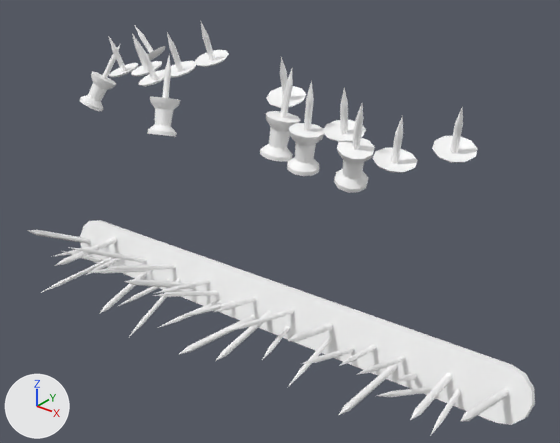
An edit to the FBX model Assets/Art/Models/RC_Car/Bumper/Bumper_UPG3_Model.fbx, drawn before and after from the same camera.
Camera for both pictures: a camera (50 mm lens) standing at (2.68, -6.21, 2.95) and looking at (0.17, -3.07, 1.0). Arrows for +X, +Y and +Z are at lower left; the lights stay in place.

In view in the first picture: 'Bumper_UPG3_Model'.
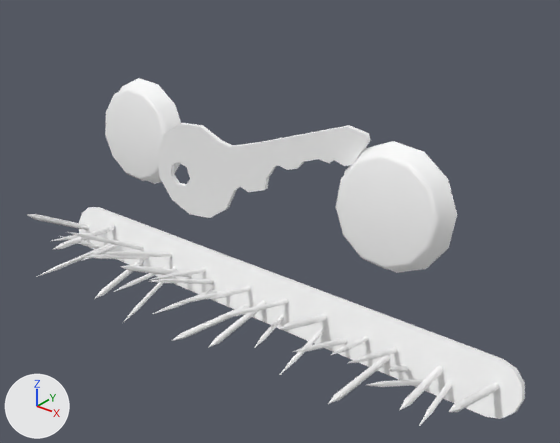
ob_bumper is not drawn itself; it is the parent of ob_bumper_upg3_model.

Patch to the scene script:
```diff
--- a/Assets/Art/Models/RC_Car/Bumper/Bumper_UPG3_Model.fbx.py
+++ b/Assets/Art/Models/RC_Car/Bumper/Bumper_UPG3_Model.fbx.py
@@ me_mesh @@
-me_mesh.from_pydata(...)  # 1466 vertices, 1586 faces; spans x -171.0..171.0, y 29.0..210.0, z 243.0..372.0
+me_mesh.from_pydata(...)  # 759 vertices, 798 faces; spans x -171.0..171.0, y -69.0..69.0, z -37.0..37.0
+# me_mesh part 1: the loose piece of 11 vertices spanning x 107.0..124.0, y 41.0..77.0, z 311.0..360.0 is moved by (0.0, -98.0, -335.0)
+# me_mesh part 2: the loose piece of 11 vertices spanning x -147.0..-138.0, y 44.0..53.0, z 307.0..353.0 is moved by (0.0, -98.0, -335.0)
+# me_mesh part 3: the loose piece of 11 vertices spanning x -70.0..-56.0, y 33.0..44.0, z 310.0..370.0 is moved by (0.0, -98.0, -335.0)
+# me_mesh part 4: the loose piece of 28 vertices spanning x -171.0..171.0, y 29.0..66.0, z 301.0..317.0 is moved by (0.0, -98.0, -335.0)
+# me_mesh part 5: the loose piece of 11 vertices spanning x -136.0..-125.0, y 49.0..59.0, z 305.0..365.0 is moved by (0.0, -98.0, -335.0)
+# me_mesh part 6: the loose piece of 11 vertices spanning x 124.0..132.0, y 47.0..57.0, z 300.0..360.0 is moved by (0.0, -98.0, -335.0)
+# me_mesh part 7: the loose piece of 11 vertices spanning x -45.0..-28.0, y 36.0..41.0, z 312.0..356.0 is moved by (0.0, -98.0, -335.0)
+# me_mesh part 8: the loose piece of 11 vertices spanning x -114.0..-99.0, y 43.0..74.0, z 308.0..361.0 is moved by (0.0, -98.0, -335.0)
+# me_mesh part 9: the loose piece of 11 vertices spanning x 80.0..85.0, y 47.0..62.0, z 307.0..352.0 is moved by (0.0, -98.0, -335.0)
+# me_mesh part 10: the loose piece of 11 vertices spanning x -126.0..-114.0, y 40.0..49.0, z 308.0..352.0 is moved by (0.0, -98.0, -335.0)
+# me_mesh part 11: the loose piece of 11 vertices spanning x 52.0..56.0, y 38.0..46.0, z 311.0..357.0 is moved by (0.0, -98.0, -335.0)
+# me_mesh part 12: the loose piece of 11 vertices spanning x -36.0..-32.0, y 42.0..69.0, z 310.0..366.0 is moved by (0.0, -98.0, -335.0)
+# me_mesh part 13: the loose piece of 11 vertices spanning x 94.0..98.0, y 42.0..49.0, z 307.0..368.0 is moved by (0.0, -98.0, -335.0)
+# me_mesh part 14: the loose piece of 11 vertices spanning x 116.0..123.0, y 40.0..69.0, z 313.0..368.0 is moved by (0.0, -98.0, -335.0)
+# me_mesh part 15: the loose piece of 11 vertices spanning x -6.0..-1.0, y 47.0..62.0, z 306.0..351.0 is moved by (0.0, -98.0, -335.0)
+# me_mesh part 16: the loose piece of 11 vertices spanning x -141.0..-137.0, y 31.0..58.0, z 311.0..349.0 is moved by (0.0, -98.0, -335.0)
+# me_mesh part 17: the loose piece of 11 vertices spanning x -138.0..-130.0, y 36.0..40.0, z 311.0..372.0 is moved by (0.0, -98.0, -335.0)
+# me_mesh part 18: the loose piece of 11 vertices spanning x 155.0..159.0, y 50.0..71.0, z 304.0..363.0 is moved by (0.0, -98.0, -335.0)
+# me_mesh part 19: the loose piece of 11 vertices spanning x -165.0..-158.0, y 37.0..69.0, z 303.0..356.0 is moved by (0.0, -98.0, -335.0)
+# me_mesh part 20: the loose piece of 11 vertices spanning x 99.0..105.0, y 48.0..75.0, z 310.0..366.0 is moved by (0.0, -98.0, -335.0)
+# me_mesh part 21: the loose piece of 11 vertices spanning x 22.0..37.0, y 39.0..48.0, z 312.0..355.0 is moved by (0.0, -98.0, -335.0)
+# me_mesh part 22: the loose piece of 11 vertices spanning x -48.0..-41.0, y 47.0..59.0, z 308.0..353.0 is moved by (0.0, -98.0, -335.0)
+# me_mesh part 23: the loose piece of 11 vertices spanning x -24.0..-18.0, y 40.0..53.0, z 311.0..355.0 is moved by (0.0, -98.0, -335.0)
+# me_mesh part 24: the loose piece of 11 vertices spanning x 133.0..140.0, y 44.0..50.0, z 312.0..358.0 is moved by (0.0, -98.0, -335.0)
+# me_mesh part 25: the loose piece of 11 vertices spanning x 68.0..73.0, y 42.0..68.0, z 311.0..368.0 is moved by (0.0, -98.0, -335.0)
+# me_mesh part 26: 44 loose pieces with 1084 vertices, spanning x -162.0..127.0, y 33.0..210.0, z 243.0..367.0, are deleted
+# me_mesh part 27: 377 vertices added at x -123.0..125.0, y -65.0..69.0, z -35.0..32.0
 me_mesh.materials.append(mat_diy_objects_material)
@@ ob_bumper_upg3_model @@
 ob_bumper_upg3_model.parent = ob_bumper
-ob_bumper_upg3_model.location = (0.0, 0.0, 0.0)
+ob_bumper_upg3_model.location = (0.158, 98.17, 335.2)
@@ ob_bumper @@
 ob_bumper.location = (0.0, 0.0, 0.0)
-ob_bumper.rotation_euler = (1.588, -0.0175, 0.0175)  # degrees (91, -1, 1)
+ob_bumper.rotation_euler = (1.571, 0.0, 0.0)  # degrees (90, 0, 0)
 ob_bumper.scale = (0.01, 0.01, 0.01)
```

Boxes [x1, y1, x2, y2] around the edits, measured in the pictures (560 x 443 px; the box of a moved part takes in the faces that stretch with it):
'Bumper_UPG3_Model', reshaped, moved, turned
    before: [29, 22, 535, 436]
    after: [28, 78, 525, 426]
part 1 of me_mesh, moved or reshaped
    before: [399, 374, 417, 381]
    after: [389, 366, 408, 372]
part 2 of me_mesh, moved or reshaped
    before: [51, 246, 108, 257]
    after: [51, 232, 107, 241]
part 3 of me_mesh, moved or reshaped
    before: [128, 278, 180, 338]
    after: [124, 266, 176, 321]
part 4 of me_mesh, moved or reshaped
    before: [80, 220, 535, 425]
    after: [79, 207, 525, 419]
part 5 of me_mesh, moved or reshaped
    before: [56, 237, 117, 265]
    after: [52, 224, 115, 250]
part 6 of me_mesh, moved or reshaped
    before: [410, 373, 452, 420]
    after: [400, 366, 443, 410]
part 7 of me_mesh, moved or reshaped
    before: [158, 300, 222, 328]
    after: [153, 289, 217, 314]
part 8 of me_mesh, moved or reshaped
    before: [68, 247, 147, 263]
    after: [68, 232, 144, 251]
part 9 of me_mesh, moved or reshaped
    before: [339, 345, 376, 366]
    after: [331, 336, 369, 355]
part 10 of me_mesh, moved or reshaped
    before: [86, 258, 121, 275]
    after: [81, 244, 119, 261]
part 11 of me_mesh, moved or reshaped
    before: [289, 337, 332, 385]
    after: [280, 327, 325, 374]
part 12 of me_mesh, moved or reshaped
    before: [153, 291, 219, 297]
    after: [151, 279, 214, 284]
part 13 of me_mesh, moved or reshaped
    before: [339, 364, 398, 415]
    after: [328, 355, 390, 404]
part 14 of me_mesh, moved or reshaped
    before: [377, 386, 435, 397]
    after: [367, 379, 425, 387]
part 15 of me_mesh, moved or reshaped
    before: [214, 297, 256, 312]
    after: [209, 286, 251, 299]
part 16 of me_mesh, moved or reshaped
    before: [62, 251, 104, 263]
    after: [60, 236, 102, 249]
part 17 of me_mesh, moved or reshaped
    before: [42, 257, 114, 292]
    after: [37, 243, 113, 277]
part 18 of me_mesh, moved or reshaped
    before: [461, 389, 509, 421]
    after: [449, 383, 500, 412]
part 19 of me_mesh, moved or reshaped
    before: [29, 230, 91, 244]
    after: [28, 214, 89, 230]
part 20 of me_mesh, moved or reshaped
    before: [356, 356, 406, 375]
    after: [348, 348, 398, 363]
part 21 of me_mesh, moved or reshaped
    before: [262, 326, 290, 360]
    after: [254, 316, 283, 348]
part 22 of me_mesh, moved or reshaped
    before: [153, 279, 210, 294]
    after: [149, 268, 206, 280]
part 23 of me_mesh, moved or reshaped
    before: [181, 301, 235, 317]
    after: [177, 290, 229, 303]
part 24 of me_mesh, moved or reshaped
    before: [430, 389, 461, 436]
    after: [419, 382, 452, 426]
